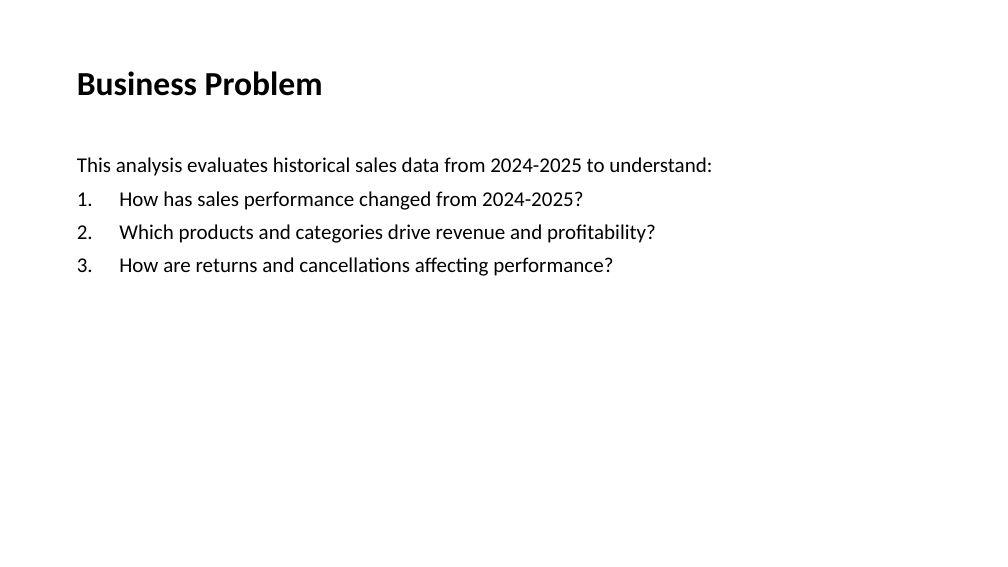
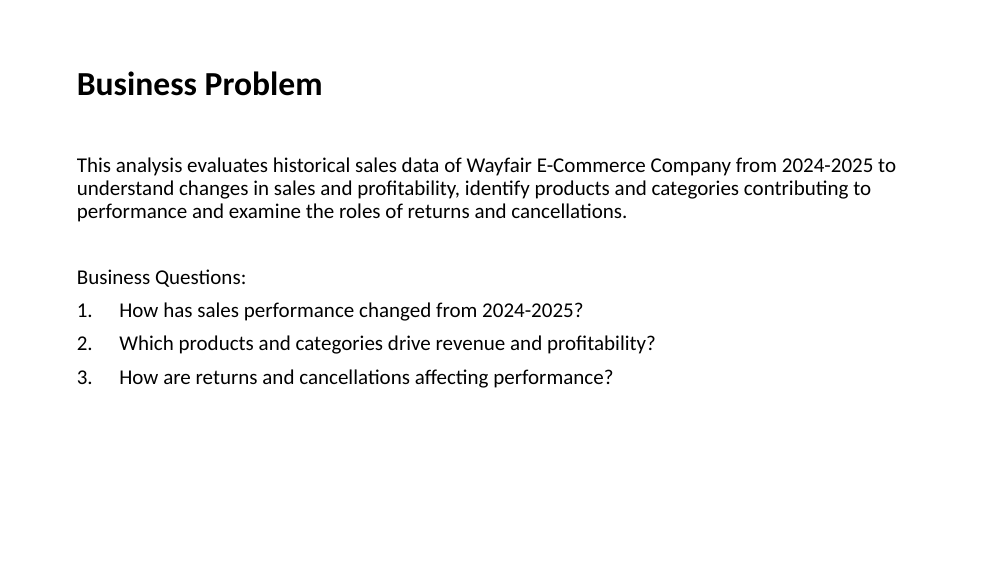
Before and after one commit to keertigurung/Wayfair-Ecommerce-Sales-Profitability-Analysis, a slide deck: slide 2 of presentation/WayFair E-commerce Analysis.pptx. Drawn at 1008x567 pixels with LibreOffice and Linux fonts; fonts in the diff are those of the drawing. Boxes give left, top, right and bottom in pixels: in the first picture for what was removed or moved away, otherwise in the second. Text is boxed around its words. In the diff, an @@ line names an element or a change of style, - is before the commit and + after.

```diff
--- a/presentation/WayFair E-commerce Analysis.pptx
+++ b/presentation/WayFair E-commerce Analysis.pptx
@@ text at bbox=[77, 157, 896, 287]: text changed @@
-This analysis evaluates historical sales data from 2024-2025 to understand:
+This analysis evaluates historical sales data of Wayfair E-Commerce Company from 2024-2025 to understand changes in sales and profitability, identify products and categories contributing to performance and examine the roles of returns and cancellations.
+Business Questions:
```
Also in this commit, not shown: 4 other slides changed.
